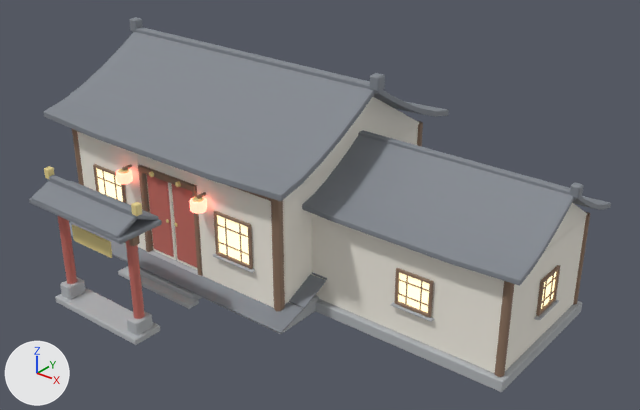
Before and after pictures for a commit that changed the Blender file taohuayuan_house_model_1/blender_source/house_l2.blend.
Both versions are drawn from a camera (50 mm lens) standing at (17.91, -18.78, 13.74) and looking at (3.71, -1.02, 2.72). Lighting does not change. The marker at lower left points along +X, +Y and +Z. The older version comes first.

The older version as bpy lines, for what is in view:
```python
me_base_eastwing = bpy.data.meshes.new('Base_EastWing')
me_base_eastwing.from_pydata(...)  # 2770 vertices, 2957 faces; spans x -4.45..10.35, y -3.65..3.65, z 0.0..6.05
# faces by material slot: [286, 249, 2146, 52, 176, 48]
me_base_eastwing.materials.append(mat_l2_stone)  # grey #b3b6ba
me_base_eastwing.materials.append(mat_l2_white)  # white #f7f2e7
me_base_eastwing.materials.append(mat_l2_timber)  # brown #907661
me_base_eastwing.materials.append(mat_l2_redwood)  # pink #c86f65
me_base_eastwing.materials.append(mat_l2_gold)  # yellow #ead790
me_base_eastwing.materials.append(mat_l2_glass)  # pale yellow #ede5ce, glowing beige #f9e7b3
me_base_step1 = bpy.data.meshes.new('Base_Step1')
me_base_step1.from_pydata(...)  # 672 vertices, 710 faces; spans x -1.9..1.9, y -6.45..-3.34, z 0.0..4.07
# faces by material slot: [130, 78, 278, 124, 100]
me_base_step1.materials.append(mat_l2_stone)  # grey #b3b6ba
me_base_step1.materials.append(mat_l2_timber)  # brown #907661
me_base_step1.materials.append(mat_l2_gold)  # yellow #ead790
me_base_step1.materials.append(mat_l2_lantern2)  # red #ed6c61, glowing red #f9816c
me_base_step1.materials.append(mat_l2_redwood)  # pink #c86f65
me_roof_ew_n = bpy.data.meshes.new('Roof_EW_N')
me_roof_ew_n.from_pydata(...)  # 824 vertices, 866 faces; spans x -5.0..10.7, y -6.7..4.0, z 0.4..6.5
me_roof_ew_n.materials.append(mat_l2_tile)  # grey #81868e
ob_decor_all = bpy.data.objects.new('Decor_All', me_base_step1)
ob_decor_all.location = (0.0, 0.0, 0.0)
ob_roof_all = bpy.data.objects.new('Roof_All', me_roof_ew_n)
ob_roof_all.location = (0.0, 0.0, 0.0)
ob_wall_all = bpy.data.objects.new('Wall_All', me_base_eastwing)
ob_wall_all.location = (0.0, 0.0, 0.0)
```
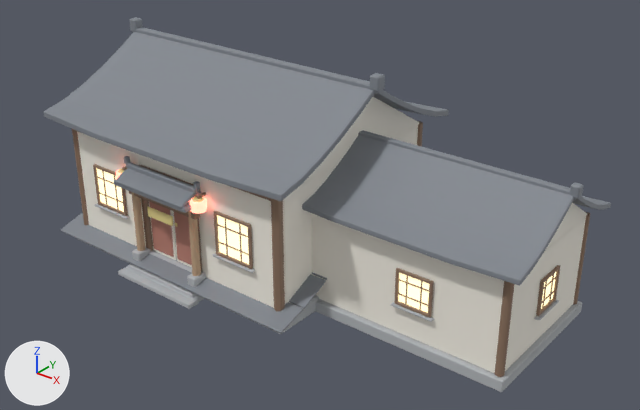
What changed in the scene script:
```text
Add mat_l2_gatewood:
    mat_l2_gatewood = principled_material('L2_GateWood')
    mat_l2_gatewood.base_color = (0.55, 0.38, 0.24)  # beige #c4a686
    mat_l2_gatewood.roughness = 0.72
Change me_base_step1:
    used by ob_decor_all; location = (0.0, 0.0, 0.0)
    remove me_base_step1.from_pydata(...)  # 672 vertices, 710 faces; spans x -1.9..1.9, y -6.45..-3.34, z 0.0..4.07
    add me_base_step1.from_pydata(...)  # 672 vertices, 710 faces; spans x -1.78..1.78, y -4.3..-3.15, z 0.0..3.71
    me_base_step1 part 1: the loose piece of 24 vertices spanning x -1.75..1.75, y -6.45..-5.55, z 0.0..0.2 is scaled about its middle by (0.856, 1, 1), then moved by (0.0, 2.4, 0.0)
    me_base_step1 part 2: the loose piece of 24 vertices spanning x -1.66..-1.24, y -6.29..-5.71, z 0.1..0.6 is scaled about its middle by (0.784, 0.849, 0.867), then moved by (0.25, 2.4, 0.15)
    me_base_step1 part 3: the loose piece of 48 vertices spanning x -1.59..-1.31, y -6.14..-5.86, z 0.15..3.25 is scaled about its middle by (0.857, 0.857, 0.821), then moved by (0.25, 2.4, -0.15)
    me_base_step1 part 4: the loose piece of 24 vertices spanning x 1.24..1.66, y -6.29..-5.71, z 0.1..0.6 is scaled about its middle by (0.784, 0.849, 0.867), then moved by (-0.25, 2.4, 0.15)
    me_base_step1 part 5: the loose piece of 48 vertices spanning x 1.31..1.59, y -6.14..-5.86, z 0.15..3.25 is scaled about its middle by (0.857, 0.857, 0.821), then moved by (-0.25, 2.4, -0.15)
    me_base_step1 part 6: the loose piece of 24 vertices spanning x -1.65..1.65, y -6.12..-5.88, z 2.83..3.07 is scaled about its middle by (0.847, 0.907, 0.907), then moved by (0.0, 2.4, -0.27)
    me_base_step1 part 7: the loose piece of 24 vertices spanning x -0.8..0.8, y -6.21..-6.15, z 2.23..2.73 is scaled about its middle by (0.65, 1, 0.62), then moved by (0.0, 2.42, -0.2)
    me_base_step1 part 8: the loose piece of 24 vertices spanning x -1.9..-1.7, y -6.1..-5.9, z 3.77..4.07 is scaled about its middle by (0.658, 0.658, 0.709), then moved by (0.35, 2.4, -0.32)
    me_base_step1 part 9: the loose piece of 24 vertices spanning x 1.7..1.9, y -6.1..-5.9, z 3.77..4.07 is scaled about its middle by (0.658, 0.658, 0.709), then moved by (-0.35, 2.4, -0.32)
    me_base_step1 part 10: all 52 faces centred in x -1.9..1.9, y -6.1..-5.9, z 3.77..4.07 switch from mat_l2_gold (yellow #ead790) to mat_l2_tile (grey #81868e)
    me_base_step1 part 11: all 100 faces that had it switch from mat_l2_redwood (pink #c86f65) to mat_l2_gatewood (beige #c4a686)
Change me_roof_ew_n:
    used by ob_roof_all; location = (0.0, 0.0, 0.0)
    remove me_roof_ew_n.from_pydata(...)  # 824 vertices, 866 faces; spans x -5.0..10.7, y -6.7..4.0, z 0.4..6.5
    add me_roof_ew_n.from_pydata(...)  # 824 vertices, 866 faces; spans x -5.0..10.7, y -4.2..4.0, z 0.4..6.5
    me_roof_ew_n part 12: the loose piece of 24 vertices spanning x -1.9..1.9, y -6.7..-5.3, z 3.2..3.4 is scaled about its middle by (0.787, 0.78, 1), then moved by (0.0, 2.4, -0.2)
    me_roof_ew_n part 13: the loose piece of 24 vertices spanning x -1.8..1.8, y -6.7..-5.9, z 3.3..3.8 is scaled about its middle by (0.775, 0.815, 0.824), then moved by (0.0, 2.5, -0.3)
    me_roof_ew_n part 14: the loose piece of 24 vertices spanning x -1.8..1.8, y -6.1..-5.3, z 3.3..3.8 is scaled about its middle by (0.775, 0.815, 0.824), then moved by (0.0, 2.3, -0.3)
    me_roof_ew_n part 15: the loose piece of 24 vertices spanning x -1.9..1.8, y -6.1..-5.9, z 3.7..3.9 is scaled about its middle by (0.781, 0.863, 0.863), then moved by (0.0, 2.4, -0.3)
```

What differs and where, as boxes (x1, y1, x2, y2) in the pictures (640 x 410 px; the box of a moved part takes in the faces that stretch with it):
'Roof_All', reshaped
    before: (29, 17, 611, 334)
    after: (43, 17, 611, 334)
'Decor_All', reshaped, recoloured
    before: (44, 165, 207, 345)
    after: (116, 156, 207, 309)
part 1 of me_base_step1, moved or reshaped (mostly hidden afterwards)
    before: (55, 288, 160, 345)
    after: (126, 266, 204, 301)
part 2 of me_base_step1, moved or reshaped
    before: (60, 277, 86, 299)
    after: (132, 246, 151, 261)
part 3 of me_base_step1, moved or reshaped
    before: (58, 216, 77, 284)
    after: (132, 192, 145, 251)
part 4 of me_base_step1, moved or reshaped
    before: (127, 311, 153, 335)
    after: (187, 271, 206, 287)
part 5 of me_base_step1, moved or reshaped
    before: (126, 240, 145, 319)
    after: (188, 211, 201, 276)
part 6 of me_base_step1, moved or reshaped
    before: (124, 236, 140, 246)
    after: (129, 191, 200, 220)
part 7 of me_base_step1, moved or reshaped
    before: (72, 224, 112, 258)
    after: (147, 206, 173, 226)
part 8 of me_base_step1, moved or reshaped
    before: (44, 166, 55, 179)
    after: (124, 156, 130, 164)
part 9 of me_base_step1, moved or reshaped
    before: (131, 202, 142, 216)
    after: (193, 181, 200, 190)
part 10 of me_base_step1, recoloured
    before: (44, 166, 142, 216)
    after: (124, 156, 200, 190)
part 11 of me_base_step1, recoloured
    before: (58, 216, 145, 319)
    after: (132, 192, 201, 276)
part 12 of me_roof_ew_n, moved or reshaped
    before: (29, 198, 162, 244)
    after: (114, 180, 191, 213)
part 13 of me_roof_ew_n, moved or reshaped
    before: (31, 181, 138, 238)
    after: (115, 168, 197, 209)
part 14 of me_roof_ew_n, moved or reshaped
    before: (49, 181, 159, 220)
    after: (196, 191, 201, 195)
part 15 of me_roof_ew_n, moved or reshaped
    before: (47, 175, 141, 218)
    after: (126, 162, 199, 194)
